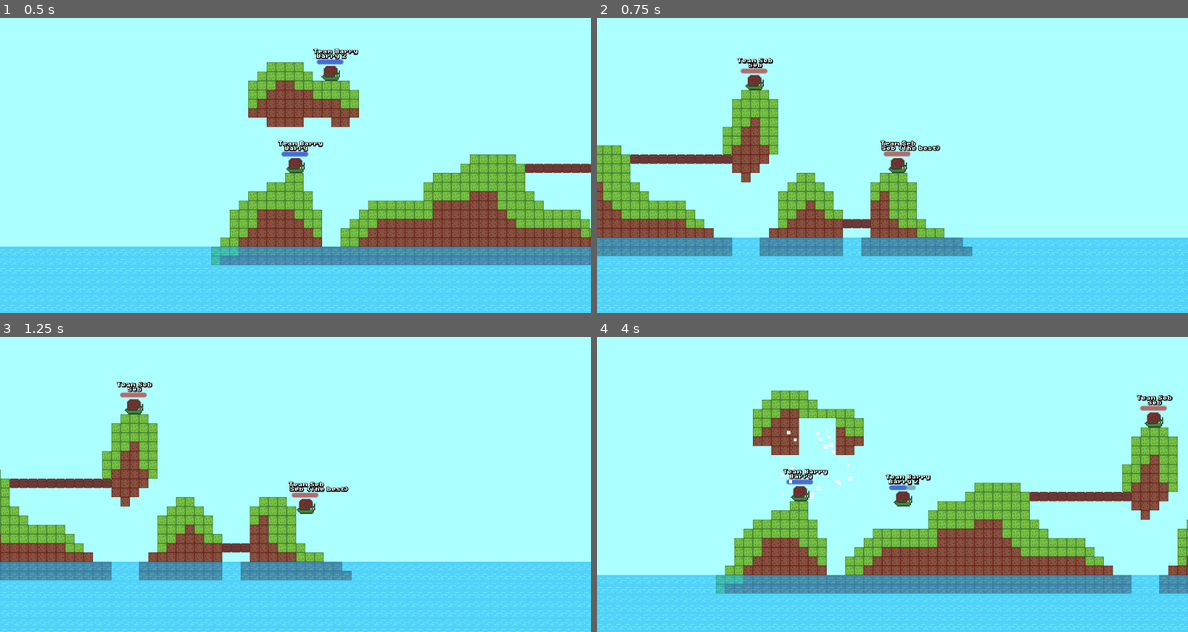
Above: before the commit, frames 1-4 (two rows, left to right).
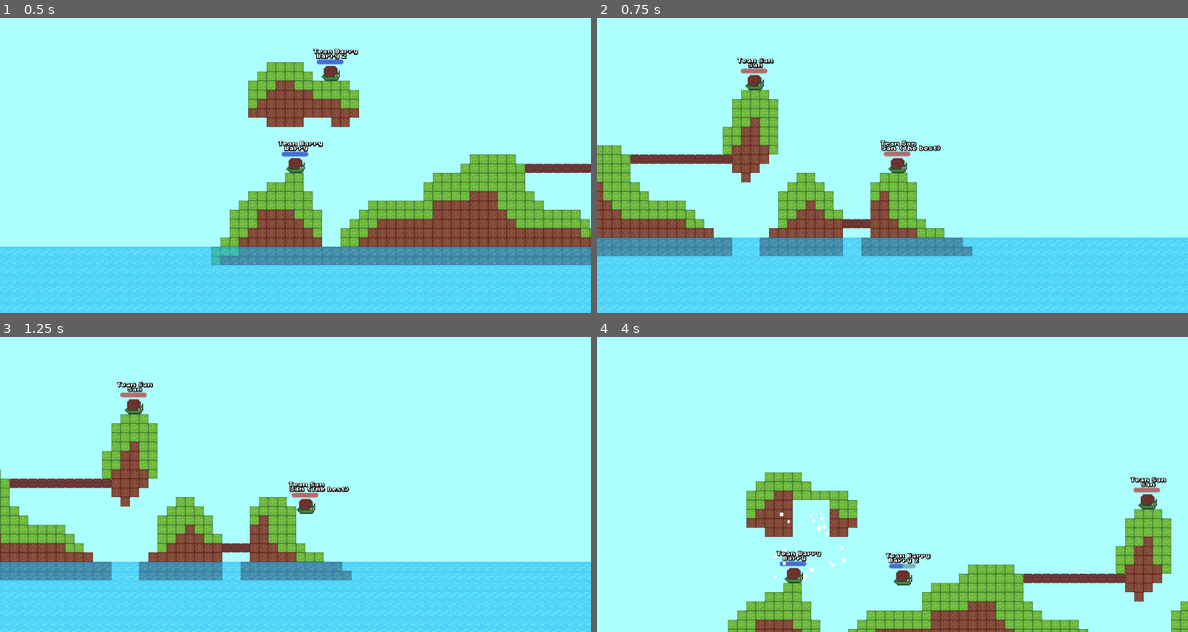
Above: after the commit, the same moments.

Repository: codingbanana21/Snail-Wars
Game: Godot game, scene res://scenes/game.tscn
The game is run twice, just before and just after one commit, with the same random seed, the same clock (stepped at 60 frames per second) and the same inputs.
Inputs (mouse positions are in pixels of both pictures, inside the frame that each line leads up to):
- Up to frame 1 (0.5 s): no input
- Up to frame 2 (0.75 s): tap Enter (skip) at 0.5 s; move the mouse to (1022, 150) at 0.52 s; press the mouse at (1022, 150) at 0.53 s; hold D (right) from 0.53 s (still down)
- Up to frame 3 (1.25 s): keep holding D (right); tap W (jump) at 0.77 s
- Up to frame 4 (4 s): move the mouse to (774, 499) at 1.27 s; release the mouse at (774, 499) at 1.28 s; click (774, 499) at 1.35 s; tap W (jump) at 1.52, 3.02, 3.77 s; move the mouse to (951, 419) at 2.02 s; release D (right) at 2.03 s; press the mouse at (951, 419) at 2.03 s; hold A (left) 2.03-2.78 s; move the mouse to (862, 543) at 2.77 s; release the mouse at (862, 543) at 2.78 s; hold D (right) from 2.78 s (still down); click (862, 543) at 2.85 s; move the mouse to (1069, 528) at 3.52 s; press the mouse at (1069, 528) at 3.53 s

Frame 1 is identical in both runs. In frame 2, 0.1% of the frame differs, in the area x 25-59%, y 13-46%; in frame 3, 0.1%; in frame 4, 41%, in the area x 0-100%, y 18-100%.

Commit message:
Added .gitignore and fix stuff

Diff:
--- a/scenes/game.tscn
+++ b/scenes/game.tscn
@@ -52,8 +52,8 @@
 [node name="Player2" parent="." unique_id=1497468792 instance=ExtResource("3_lnu2h")]
 position = Vector2(561, 31)
 player_number = 2
-player_name = "Seb (The best)"
-team = "Seb"
+player_name = "Sam (The best)"
+team = "Sam"
 team_color = Color(1, 0, 0, 1)
 
 [node name="Player3" parent="." unique_id=1739016096 instance=ExtResource("3_lnu2h")]
@@ -66,6 +66,6 @@
 [node name="Player4" parent="." unique_id=312835331 instance=ExtResource("3_lnu2h")]
 position = Vector2(327, -112)
 player_number = 4
-player_name = "Seb"
-team = "Seb"
+player_name = "Sam"
+team = "Sam"
 team_color = Color(1, 0, 0, 1)
--- a/scripts/projectile.gd
+++ b/scripts/projectile.gd
@@ -43,7 +43,7 @@
 		global_position -= transform.x * speed * delta
 		for body: Node2D in hit_area.get_overlapping_bodies():
 			if body is Player:
-				var hit_power: float = clampf(1.0 / global_position.distance_squared_to(body.global_position) * 1000.0, 0.0001, 0.5)
+				var hit_power: float = clampf(1.0 / global_position.distance_squared_to(body.global_position) * 1000.0, 0.0001, 1.0)
 				body.hp -= hit_power * damage
 				body.velocity = -transform.x * hit_power * knockback
 
Not shown, added: .gitignore
